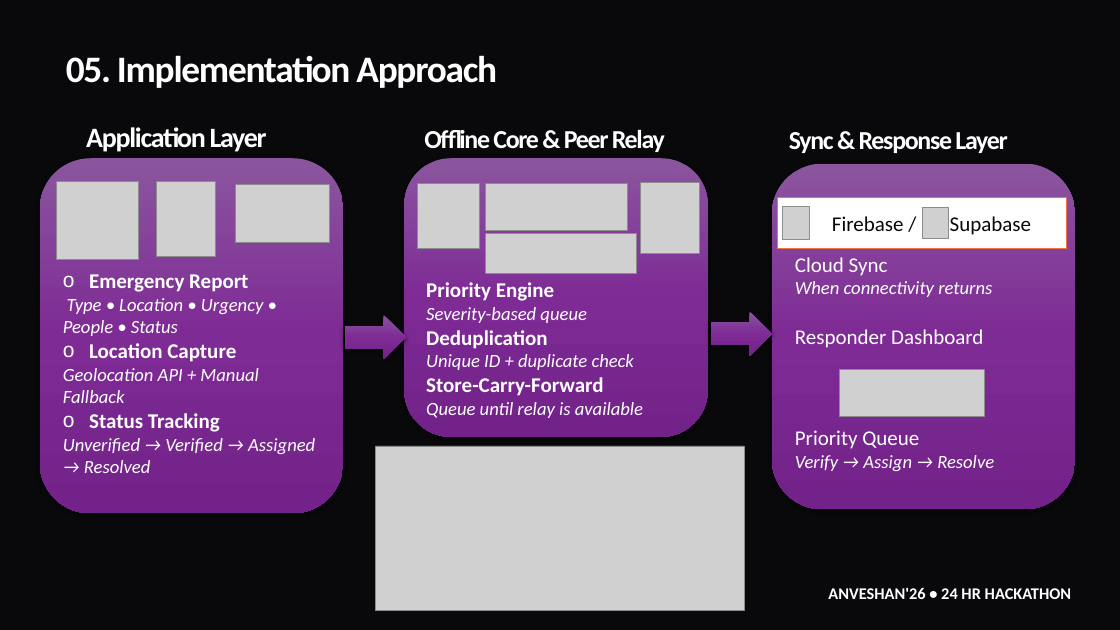
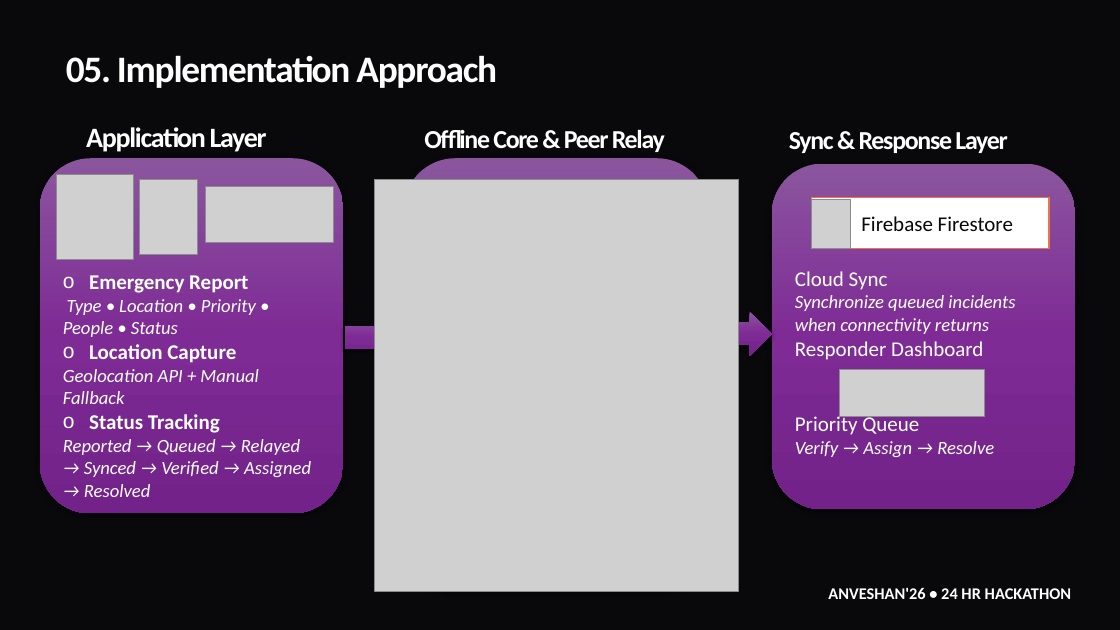
Before and after one commit to PratikDas-VTU/NEXUS, a slide deck: slide 6 of Nexus.pptx. Drawn at 1120x630 pixels with LibreOffice and Linux fonts; fonts in the diff are those of the drawing; grey boxes stand for pictures; background and template pictures are left out. Boxes give left, top, right and bottom in pixels: in the first picture for what was removed or moved away, otherwise in the second. Text is boxed around its words. In the diff, an @@ line names an element or a change of style, - is before the commit and + after.

```diff
--- a/Nexus.pptx
+++ b/Nexus.pptx
@@ picture: place and size @@
-picture at [57,181,139,260]
+picture at [57,175,134,260]
@@ rounded rectangle: place and size @@
-rounded rectangle at [404,158,707,437]
+rounded rectangle at [404,158,707,591]
@@ picture: place and size @@
-picture at [157,181,216,257]
+picture at [139,180,198,255]
@@ picture: place and size @@
-picture at [235,185,329,243]
+picture at [205,187,333,243]
@@ picture added at [375,180,739,592] @@
@@ picture removed at [417,184,479,249] @@
@@ picture removed at [486,184,628,231] @@
@@ picture removed at [640,182,699,253] @@
@@ picture: place and size @@
-picture at [783,206,810,239]
+picture at [812,199,851,249]
@@ rectangle "Firebase Firestore": place and size @@
-rectangle "Firebase Firestore" at [778,197,1067,249]
+rectangle "Firebase Firestore" at [812,197,1049,249]
@@ picture removed at [923,208,949,239] @@
@@ picture removed at [486,234,637,274] @@
@@ text in rectangle at [861,216,1013,231]: text changed @@
-Firebase / Supabase
+Firebase Firestore
@@ text in rounded rectangle at [63,299,256,337]: text changed @@
-Type • Location • Urgency • People • Status
+Type • Location • Priority • People • Status
@@ text in rounded rectangle at [426,282,643,418]: text removed @@
-Priority Engine
-Severity-based queue
-Deduplication
-Unique ID + duplicate check
-Store-Carry-Forward
-Queue until relay is available
@@ text in rounded rectangle at [795,295,1015,334]: text changed @@
-When connectivity returns
+Synchronize queued incidents when connectivity returns
@@ text in rounded rectangle at [63,439,311,497]: text changed @@
-Unverified → Verified → Assigned → Resolved
+Reported → Queued → Relayed → Synced → Verified → Assigned → Resolved
@@ picture removed at [376,446,744,611] @@
```
Also in this commit, not shown: 5 other slides changed, 1 slide added, 2 other files.
